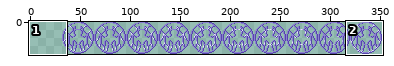
Two states of a pixel-art file, Aseprite/sigils_bat-soar.aseprite. The first picture is a wide view before the edit; the outline marks the close-up.
Close-up. As it was:
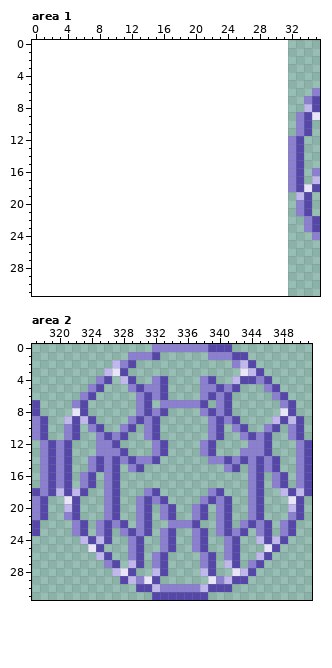
320x32 pixels, 1 frame. Shown: area 1: x 0..35, y 0..31; area 2: x 317..351, y 0..31. The old version is drawn lined up with the new one, on the new canvas.
Once edited:
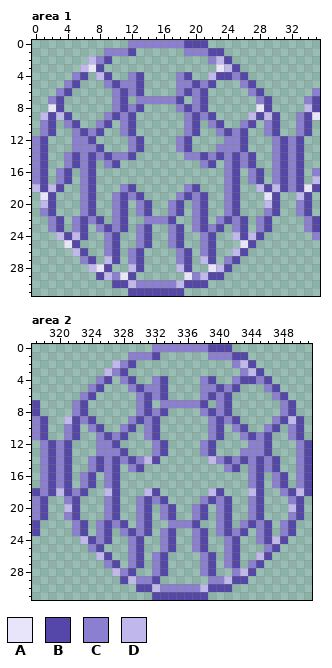
Palette (. is transparent): A #e8e4fa  B #5547a9  C #8b7fd2  D #c0b8ed
Change:
canvas 320x32 -> 352x32, the old top-left corner now at 32,0
--- area 1
@@ x 0..35 @@
- 0 ....................................
- 1 ....................................
- 2 ....................................
- 3 ....................................
- 4 ....................................
- 5 ....................................
- 6 ...................................C
- 7 ..................................CB
- 8 ..................................DB
- 9 .................................CBA
-10 .................................CB.
-11 .................................CB.
-12 ................................CB..
-13 ................................CB..
-14 ................................CB..
-15 ................................CB..
-16 ................................CB.C
-17 ................................CB.D
-18 ................................CBAB
-19 .................................DB.
-20 .................................CB.
-21 .................................CB.
-22 ..................................CB
-23 ..................................CB
-24 ...................................C
-25 ....................................
-26 ....................................
-27 ....................................
-28 ....................................
-29 ....................................
-30 ....................................
-31 ....................................
+ 0 ............CCCCCCCBBB..............
+ 1 .........CCCB......CCCBB............
+ 2 .......DCB............CDB...........
+ 3 ......DAB..............ADB..........
+ 4 .....CB.DB..CB....CB..DBBCB.........
+ 5 ....CB...CBCCB....CCBCB...CB........
+ 6 ...CB.....CBCB....CBCB.....CB......C
+ 7 ..CB......CB.CCCCCB.CB......CB....CB
+ 8 ..AB......CBCB....CBCB......AB....DB
+ 9 .DBDB....CBCB......CBCB....DBDB..CBA
+10 .CB.CB..CB.CB......CB.CB..CB.CB..CB.
+11 .CB..CBCB..CB......CB..CBCB..CB..CB.
+12 CB...CCB....CB....CB....CCB...CBCB..
+13 CB...CCCB...CB....CB...CCCB...CBCB..
+14 CB..CBCBCBCCB......CCBCBCBCB..CBCB..
+15 CB..CBCB.CB..........CB.CBCB..CBCB..
+16 CB.CB.CB................CB.CB.CBCB.C
+17 CB.CB.CB................CB.CB.CBCB.D
+18 DBDB..CB...CB......CB...CB..DBDBCBAB
+19 .AB...CB..CBCB....CBCB..CB...AB..DB.
+20 .DB...CB..CB.CB..CB.CB..CB...DB..CB.
+21 .CB...CB..CB.CB..CB.CB..CB...CB..CB.
+22 ..CB.CBCB.CB..CCCB..CB.CBCB.CB....CB
+23 ..CB.CB.CBCB.CB..CB.CBCB.CB.CB....CB
+24 ...DBDB..CB..CB..CB..CB..DBDB......C
+25 ....AB...CB..CB..CB..CB...AB........
+26 .....DB..CB.CB....CB.CB..DB.........
+27 ......CB.DB.CB....CB.DB.CB..........
+28 .......DAB..DB....DB..ADB...........
+29 ........BDCAB......ACDBB............
+30 ..........BBDCCCCCDBBB..............
+31 ............BBBBBBB.................
--- area 2
@@ x 325..345 @@
  2 ..DCB............CDB.
- 3 .DAB..............ADB
- 4 CB.DB..CB....CB..DBBC
+ 3 .DCB..............CDB
+ 4 CB.CB..CB....CB..CBBC
  5 B...CBCCB....CCBCB...
@@ x 317..351 @@
  7 B....CB......CB.CCCCCB.CB......CB..
- 8 B....AB......CBCB....CBCB......AB..
- 9 CB..DBDB....CBCB......CBCB....DBDB.
+ 8 B....CB......CBCB....CBCB......CB..
+ 9 CB..DBCB....CBCB......CBCB....CBDB.
 10 CB..CB.CB..CB.CB......CB.CB..CB.CB.
@@ x 329..341 @@
 13 ...CB....CB..
-14 BCCB......CCB
+14 BCDB......DCB
 15 CB..........C
@@ x 317..351 @@
 17 .CBCB.CB.CB................CB.CB.CB
-18 BCBDBDB..CB...CB......CB...CB..DBDB
-19 CB..AB...CB..CBCB....CBCB..CB...AB.
+18 BCBDBCB..DB...DB......DB...DB..CBDB
+19 CB..CB...CB..CBCB....CBCB..CB...CB.
 20 CB..DB...CB..CB.CB..CB.CB..CB...DB.
@@ x 317..351 @@
 23 B....CB.CB.CBCB.CB..CB.CBCB.CB.CB..
-24 ......DBDB..CB..CB..CB..CB..DBDB...
-25 .......AB...CB..CB..CB..CB...AB....
+24 ......DBCB..CB..CB..CB..CB..CBDB...
+25 .......CB...CB..CB..CB..CB...CB....
 26 ........DB..CB.CB....CB.CB..DB.....
-27 .........CB.DB.CB....CB.DB.CB......
-28 ..........DAB..DB....DB..ADB.......
-29 ...........BDCAB......ACDBB........
+27 .........CB.CB.CB....CB.CB.CB......
+28 ..........DCB..CB....CB..CDB.......
+29 ...........BDCCB......CCDBB........
 30 .............BBDCCCCCDBBB..........
